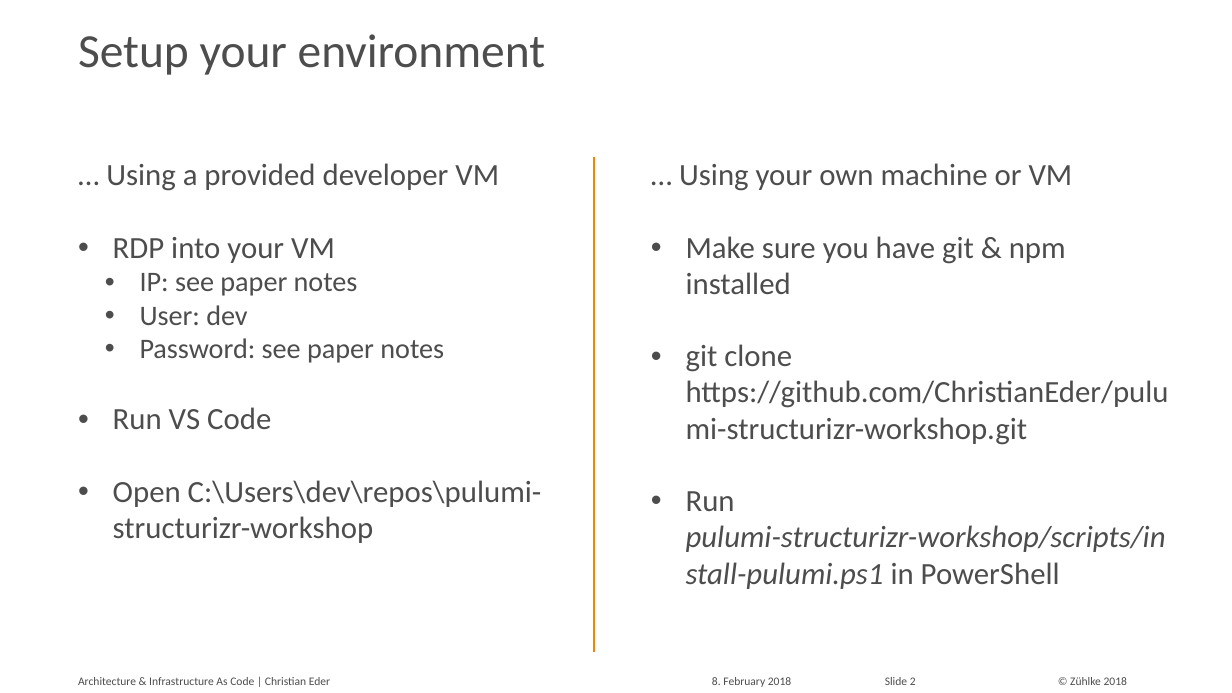
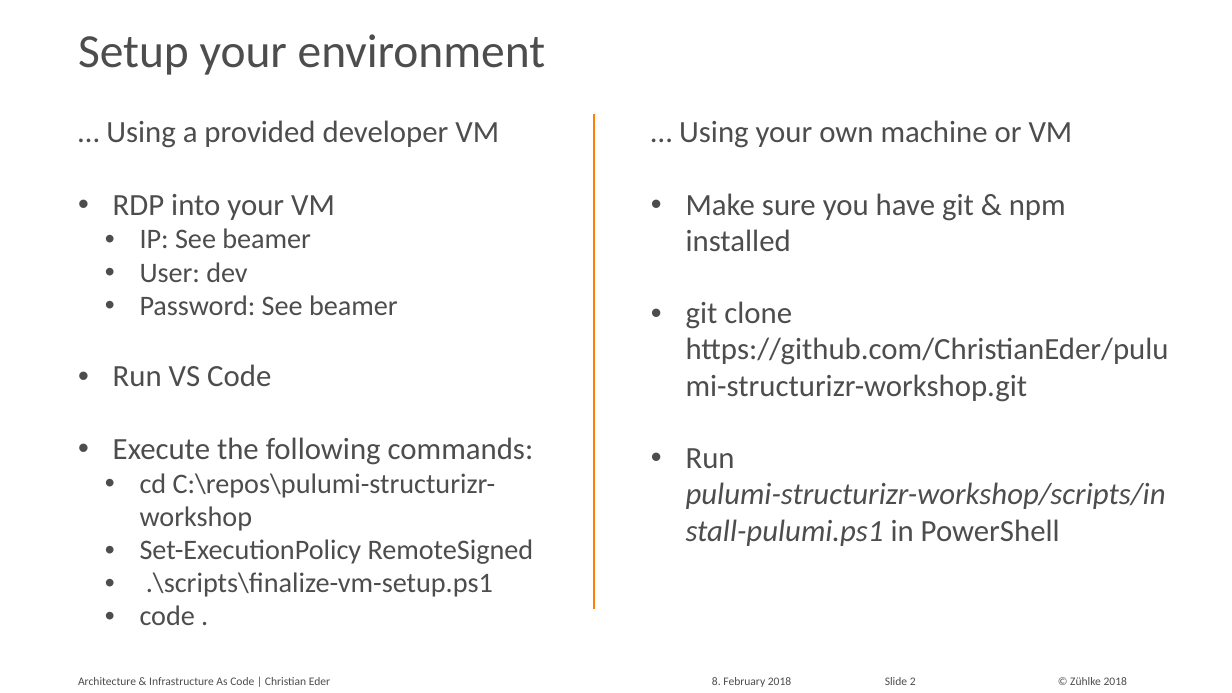
Before and after one commit to ChristianEder/pulumi-structurizr-workshop, a slide deck: slide 2 of slides/workshop/Workshop.pptx. Drawn at 1232x693 pixels with LibreOffice and Linux fonts; fonts in the diff are those of the drawing. Boxes give left, top, right and bottom in pixels: in the first picture for what was removed or moved away, otherwise in the second. Text is boxed around its words. In the diff, an @@ line names an element or a change of style, - is before the commit and + after.

Commit message:
updae slides and script to output strings

```diff
--- a/slides/workshop/Workshop.pptx
+++ b/slides/workshop/Workshop.pptx
@@ 2 texts, 1 line: place and size @@
-2 texts, 1 line at <box>106,157,1169,653</box>
+2 texts, 1 line at <box>106,114,1169,609</box>
@@ text at <box>140,228,311,248</box>: text changed @@
-    • IP: see paper notes
+    • IP: See beamer
@@ text at <box>140,295,398,315</box>: text changed @@
-    • Password: see paper notes
+    • Password: See beamer
@@ text at <box>113,437,534,597</box>: text changed; size 24 to 22 pt @@
-• Open C:\Users\dev\repos\pulumi-structurizr-workshop
+• Execute the following commands:
+    • cd C:\repos\pulumi-structurizr-workshop
+    • Set-ExecutionPolicy RemoteSigned
+    • .\scripts\finalize-vm-setup.ps1
+    • code .
```
Also in this commit, not shown: 2 slides added, 1 other file.
